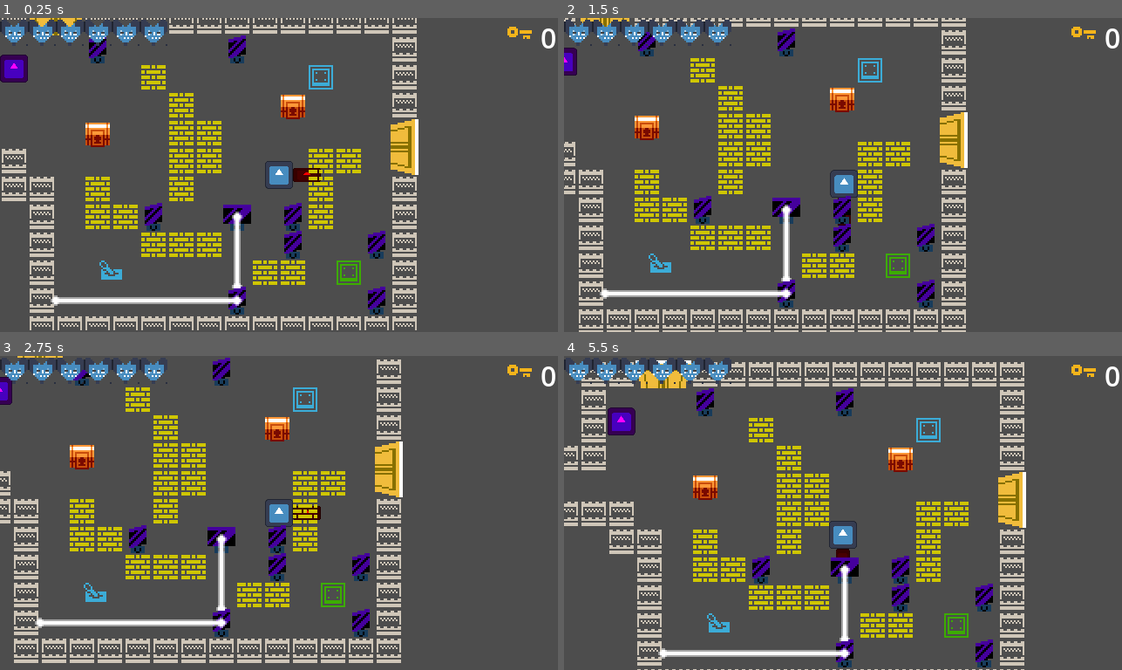
Above: before the commit, frames 1-4 (two rows, left to right).
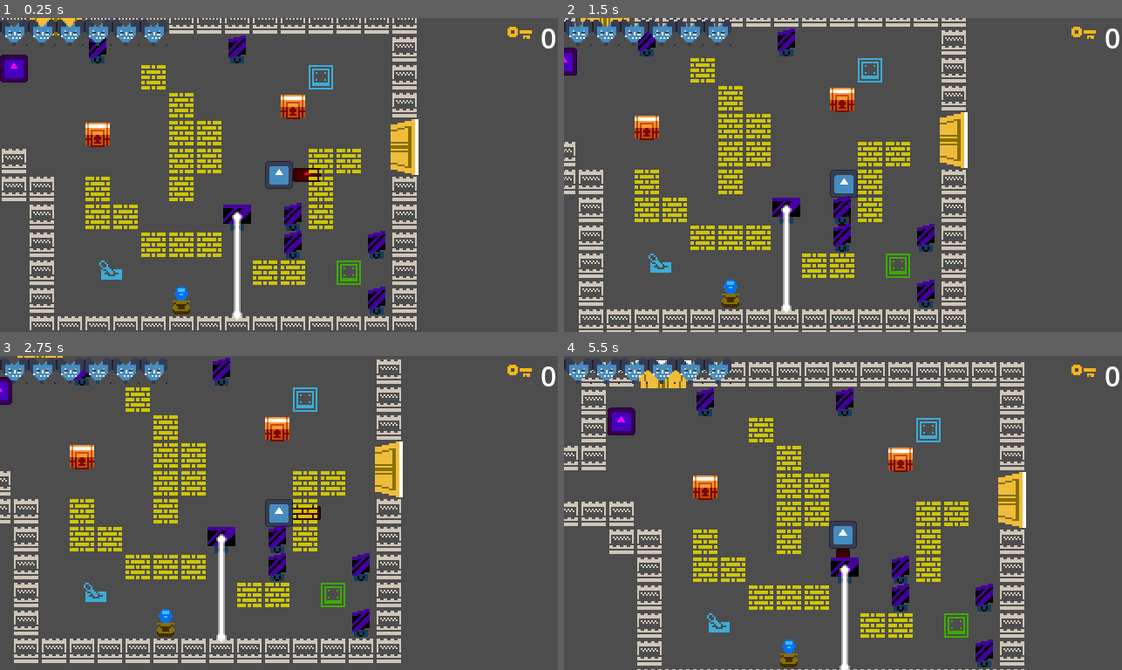
Above: after the commit, the same moments.

Repository: iliys/The-Offering-Godot-Wild-Jam-58-
Game: Godot game, scene res://map/map.tscn
The game is run twice, just before and just after one commit, with the same random seed, the same clock (stepped at 60 frames per second) and the same inputs. The engine's default icon, where the game draws it, is replaced by a stand-in: a white triangle on a blue panel in a dark square.
Inputs:
- Up to frame 1 (0.25 s): no input
- Up to frame 2 (1.5 s): tap Enter at 0.5 s; hold Right (right) 0.53-1.28 s; hold X (attack) 0.53-1.28 s; hold Down (down) from 1.28 s (still down); tap X (attack) at 1.35 s
- Up to frame 3 (2.75 s): release Down (down) at 2.03 s; hold Right (right) from 2.03 s (still down); hold Z (interact) from 2.03 s (still down); tap X (attack) at 2.3 s
- Up to frame 4 (5.5 s): tap Space at 2.75 s; release Right (right) at 2.78 s; release Z (interact) at 2.78 s; hold Up (up) 2.78-3.53 s; tap X (attack) at 2.85, 4.55 s; hold X (attack) 3.53-4.28 s; hold Left (left) 3.53-5.03 s; tap Z (interact) at 4.35 s; hold Down (down) from 5.03 s (still down); hold X (attack) from 5.03 s (still down)

The runs differ from the first frame. In frame 1, 1.4% of the frame differs, in the area x 9-45%, y 58-97%; in frame 2, 1.4%; in frame 3, 1.4%; in frame 4, 1.4%.

Commit message:
Fixed mirror bugs & added crystals

Diff:
--- a/map/map.tscn
+++ b/map/map.tscn
@@ -11,6 +11,7 @@
 [ext_resource type="PackedScene" uid="uid://cdxjrox0dc1xj" path="res://map/door/door.tscn" id="9_g3rsh"]
 [ext_resource type="PackedScene" uid="uid://dlfoeec6n5mu" path="res://ui/ui.tscn" id="10_dvrgg"]
 [ext_resource type="PackedScene" uid="uid://drmce1rgl26xj" path="res://items/chest/chest.tscn" id="10_fxbgc"]
+[ext_resource type="PackedScene" uid="uid://cuwmprg4wsv0h" path="res://triggers/crystal/crystal.tscn" id="10_rwe7k"]
 [ext_resource type="PackedScene" uid="uid://nxpk8pdc1kso" path="res://items/key_pickup/key_0.tscn" id="11_ogjob"]
 [ext_resource type="PackedScene" uid="uid://cfdn845oa72qe" path="res://items/key_pickup/key_1.tscn" id="12_mqaik"]
 [ext_resource type="PackedScene" uid="uid://diowkwuoomboo" path="res://items/key_pickup/key_2.tscn" id="13_neqev"]
@@ -3958,6 +3959,9 @@
 [node name="StandingTrigger" parent="Triggers" instance=ExtResource("8_aefxk")]
 position = Vector2(24, -56)
 
+[node name="Crystal" parent="Triggers" instance=ExtResource("10_rwe7k")]
+position = Vector2(-56, 72)
+
 [node name="Items" type="Node2D" parent="."]
 
 [node name="Chest" parent="Items" instance=ExtResource("10_fxbgc")]
@@ -3989,9 +3993,6 @@
 [node name="BounceMirror" parent="BounceMirrors" instance=ExtResource("16_3mowk")]
 position = Vector2(-24, -72)
 
-[node name="BounceMirror2" parent="BounceMirrors" instance=ExtResource("16_3mowk")]
-position = Vector2(-24, 72)
-
 [node name="BounceMirror3" parent="BounceMirrors" instance=ExtResource("16_3mowk")]
 position = Vector2(8, 24)
 
@@ -4003,9 +4004,6 @@
 
 [node name="BounceMirror6" parent="BounceMirrors" instance=ExtResource("16_3mowk")]
 position = Vector2(56, 72)
-
-[node name="BounceMirror7" parent="BounceMirrors" instance=ExtResource("16_3mowk")]
-position = Vector2(-72, 24)
 
 [node name="BounceMirror8" parent="BounceMirrors" instance=ExtResource("16_3mowk")]
 position = Vector2(-104, -72)
@@ -4034,3 +4032,4 @@
 [connection signal="key_count_changed" from="Player" to="UI" method="set_key_count"]
 [connection signal="max_hp_initialized" from="Player" to="UI" method="init_max_hp"]
 [connection signal="toggled" from="Triggers/StandingTrigger" to="Doors/Door" method="set_open"]
+[connection signal="active_set" from="Triggers/Crystal" to="Triggers/HitTrigger" method="take_dmg"]
--- a/map/mirror/bounce_mirror.gd
+++ b/map/mirror/bounce_mirror.gd
@@ -5,7 +5,7 @@
 const LIGHT_BEAM := preload("res://map/mirror/light_beam/light_beam.tscn")
 
 # Represented through bool because there are two angles
-var angle := true:
+@export var angle := true:
 	set(value):
 		angle = value
 		if angle:
@@ -21,6 +21,9 @@
 				add_child(light_beam, true)
 				rotate_beam()
 		elif has_node("LightBeam"):
+			var light_beam: LightBeam = get_node("LightBeam")
+			if light_beam.bounce_mirror != null:
+				light_beam.bounce_mirror.light_source = Vector2()
 			get_node("LightBeam").queue_free()
 
 @onready var sprite: Sprite2D = $Sprite
@@ -34,10 +37,18 @@
 
 func rotate_beam() -> void:
 	var light_beam: LightBeam = $LightBeam
-	light_beam.rotation = light_source.bounce(Vector2(float(angle) * 2.0 - 1.0, 1.0).normalized()).angle()
+	light_beam.rotation = light_source.bounce(-light_source.rotated(
+			((PI / 4) * BounceMirror.bool2weight(angle)
+			* BounceMirror.bool2weight(light_source.y == 0.0))
+			)).angle()
+	#light_beam.rotation = light_source.rotated((PI / 2) * (float(angle) * 2.0 - 1.0)).angle()
 
 
 func _on_hit_box_dmg_taken(_amount: int, attacker: Actor) -> void:
 	if attacker is Enemy:
 		return
 	rotate_mirror()
+
+
+static func bool2weight(value: bool) -> float:
+	return float(value) * 2.0 - 1.0
--- a/map/mirror/light_beam/light_beam.gd
+++ b/map/mirror/light_beam/light_beam.gd
@@ -16,6 +16,10 @@
 @onready var end: Sprite2D = $EndPoints/End
 
 
+func _ready() -> void:
+	collision_shape.shape = collision_shape.shape.duplicate()
+
+
 func _physics_process(_delta: float) -> void:
 	var collision_point := target_position
 	if is_colliding():
@@ -26,10 +30,16 @@
 		elif bounce_mirror != null:
 			bounce_mirror = null
 
-	(collision_shape.shape as SegmentShape2D).b = collision_point
+	collision_shape.shape.b.x = collision_point.length() + 2
 	end.position = collision_point
 	sprite.scale.x = collision_point.length()
 
 
 func _on_hit_zone_body_entered(body: Node2D) -> void:
-	pass # Stone code goes here.
+	#if body is Crystal:
+	body.on = true
+
+
+func _on_hit_zone_body_exited(body: Node2D) -> void:
+	#if body is Crystal:
+	body.on = false
--- a/map/mirror/light_beam/light_beam.tscn
+++ b/map/mirror/light_beam/light_beam.tscn
@@ -9,6 +9,7 @@
 
 [node name="LightBeam" type="RayCast2D"]
 target_position = Vector2(1024, 0)
+collision_mask = 17
 script = ExtResource("1_otpox")
 
 [node name="Sprite" type="Sprite2D" parent="."]
@@ -17,8 +18,7 @@
 
 [node name="HitZone" type="Area2D" parent="."]
 collision_layer = 0
-collision_mask = 8
-monitorable = false
+collision_mask = 24
 
 [node name="CollisionShape" type="CollisionShape2D" parent="HitZone"]
 shape = SubResource("SegmentShape2D_ua30d")
@@ -32,3 +32,4 @@
 texture = ExtResource("3_wq3xp")
 
 [connection signal="body_entered" from="HitZone" to="." method="_on_hit_zone_body_entered"]
+[connection signal="body_exited" from="HitZone" to="." method="_on_hit_zone_body_exited"]
--- a/project.godot
+++ b/project.godot
@@ -71,6 +71,7 @@
 2d_physics/layer_2="Player"
 2d_physics/layer_3="Hit Box"
 2d_physics/layer_4="Enemy"
+2d_physics/layer_5="Crystal"
 
 [rendering]
 
--- /dev/null
+++ b/triggers/crystal/crystal.gd
@@ -0,0 +1,15 @@
+class_name Crystal
+extends StaticBody2D
+
+
+signal active_set(on: bool)
+
+var on := false:
+	set(value):
+		if on == value:
+			return
+		on = value
+		sprite.frame = int(on)
+		active_set.emit(on)
+
+@onready var sprite: Sprite2D = $Sprite
--- /dev/null
+++ b/triggers/crystal/crystal.tscn
@@ -0,0 +1,20 @@
+[gd_scene load_steps=4 format=3 uid="uid://cuwmprg4wsv0h"]
+
+[ext_resource type="Texture2D" uid="uid://4dxljhyuyo7t" path="res://triggers/crystal/Crystal.png" id="1_0npmj"]
+[ext_resource type="Script" path="res://triggers/crystal/crystal.gd" id="1_e30cy"]
+
+[sub_resource type="RectangleShape2D" id="RectangleShape2D_0n6uy"]
+size = Vector2(10, 9)
+
+[node name="Crystal" type="StaticBody2D"]
+collision_layer = 17
+collision_mask = 0
+script = ExtResource("1_e30cy")
+
+[node name="Sprite" type="Sprite2D" parent="."]
+texture = ExtResource("1_0npmj")
+hframes = 2
+
+[node name="CollisionShape2D" type="CollisionShape2D" parent="."]
+position = Vector2(0, 3.5)
+shape = SubResource("RectangleShape2D_0n6uy")
--- a/triggers/hit_trigger/hit_trigger.gd
+++ b/triggers/hit_trigger/hit_trigger.gd
@@ -9,7 +9,7 @@
 @onready var sprite: Sprite2D = $Sprite
 
 
-func take_dmg(_dmg: int, attacker: Actor) -> void:
+func take_dmg(_dmg := 0, attacker: Actor = null) -> void:
 	if attacker is Enemy:
 		return
 
--- a/triggers/standing_trigger/standing_trigger.gd
+++ b/triggers/standing_trigger/standing_trigger.gd
@@ -13,11 +13,11 @@
 @onready var sprite: Sprite2D = $Sprite
 
 
-func _on_body_entered(_body: Node2D) -> void:
+func _on_body_entered(_body: Node2D = null) -> void:
 	if get_overlapping_bodies().size() == 1:
 		on = true
 
 
-func _on_body_exited(_body: Node2D) -> void:
+func _on_body_exited(_body: Node2D = null) -> void:
 	if get_overlapping_bodies().size() <= 0:
 		on = false
--- a/triggers/step_trigger/step_trigger.gd
+++ b/triggers/step_trigger/step_trigger.gd
@@ -8,7 +8,7 @@
 @onready var sprite: Sprite2D = $Sprite
 
 
-func _on_body_entered(_body: Node2D) -> void:
+func _on_body_entered(_body: Node2D = null) -> void:
 	collision_shape.set_deferred("disabled", true)
 	set_deferred("monitoring", false)
 	sprite.frame = 1
Not shown: 1 places in map/map.tscn that only renumber resources
Binary file added: triggers/crystal/Crystal.png
Not shown, added: triggers/crystal/Crystal.png.import
